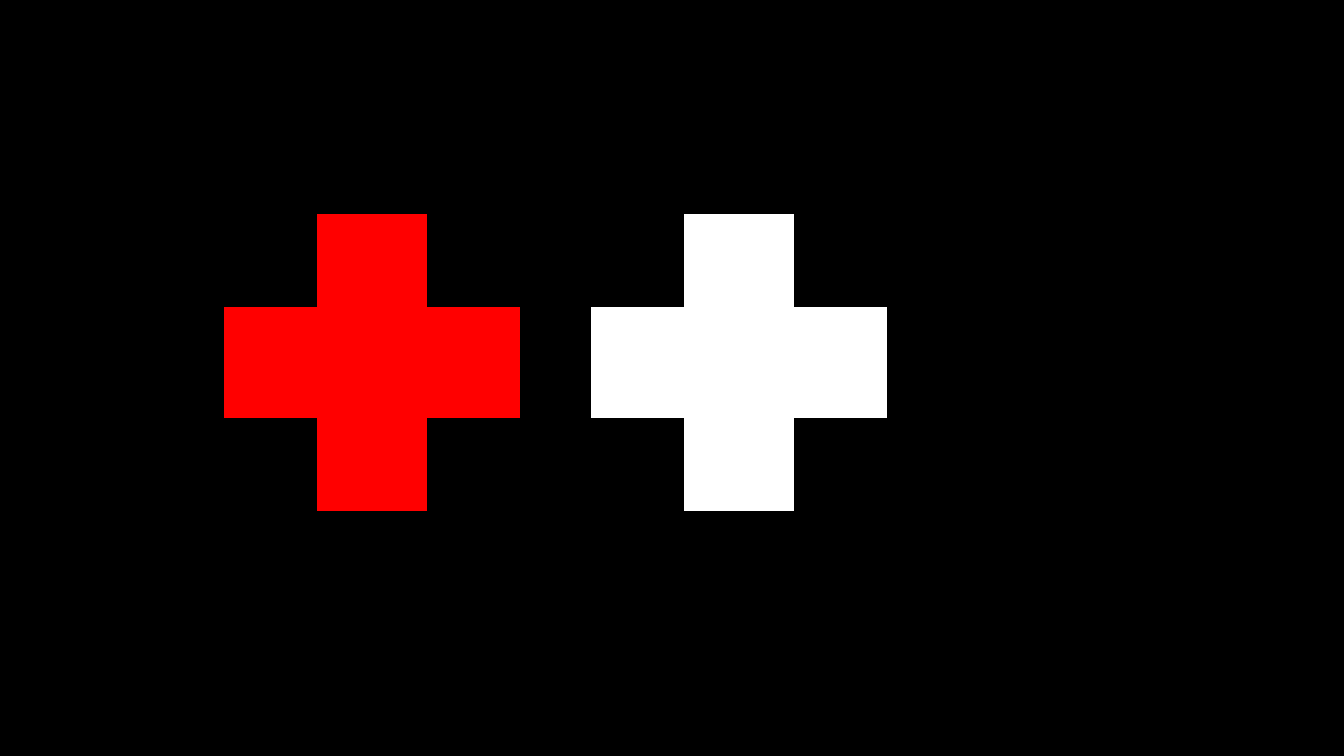
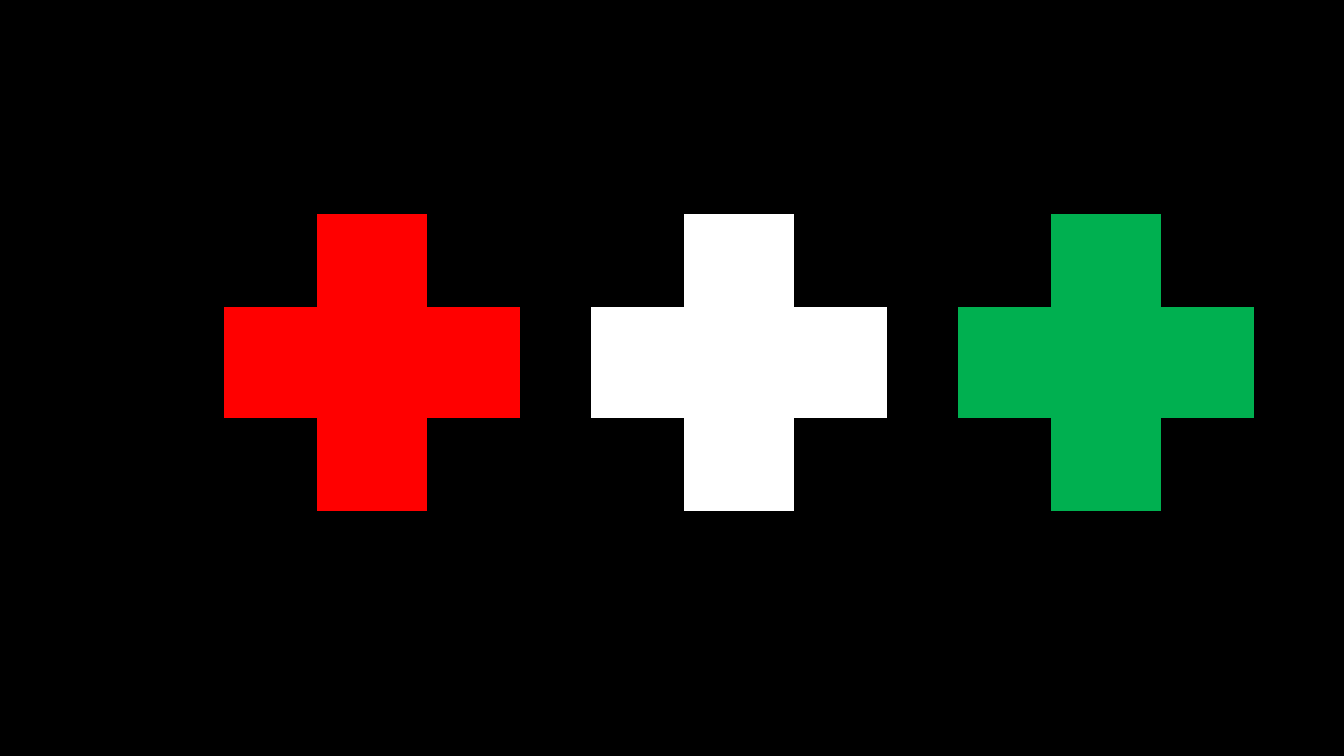
Before and after one commit to NonaRjb/handover_intention, a slide deck: slide 10 of images/env_images.pptx. Drawn at 1344x756 pixels with LibreOffice and Linux fonts; fonts in the diff are those of the drawing. Boxes give left, top, right and bottom in pixels: in the first picture for what was removed or moved away, otherwise in the second. Text is boxed around its words. In the diff, an @@ line names an element or a change of style, - is before the commit and + after.

```diff
--- a/images/env_images.pptx
+++ b/images/env_images.pptx
@@ plus added at [959, 215, 1254, 510], fill #00B050, outline #00B050 1 pt @@
```
Also in this commit, not shown: 1 other slide changed, 1 slide added, 4 other files.
